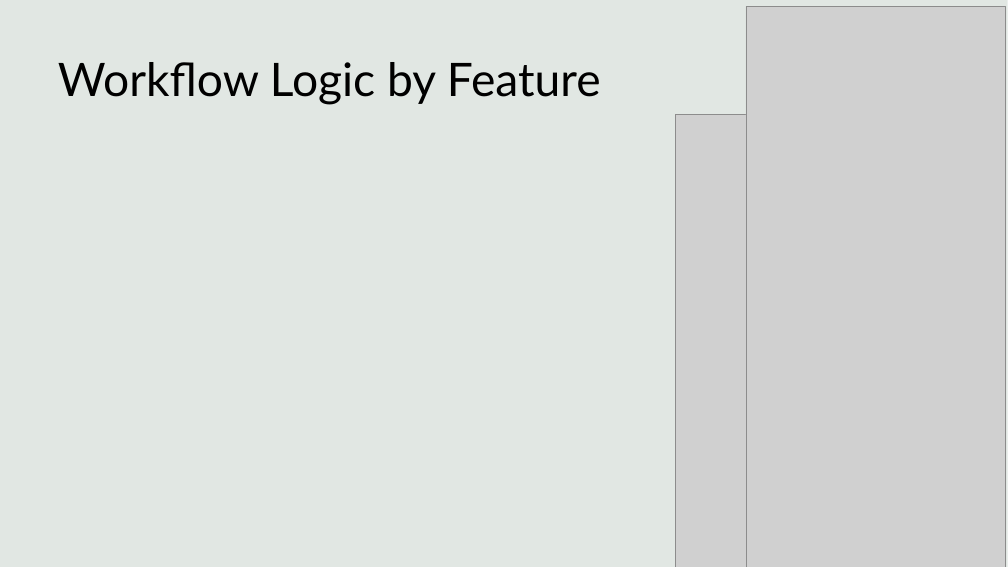
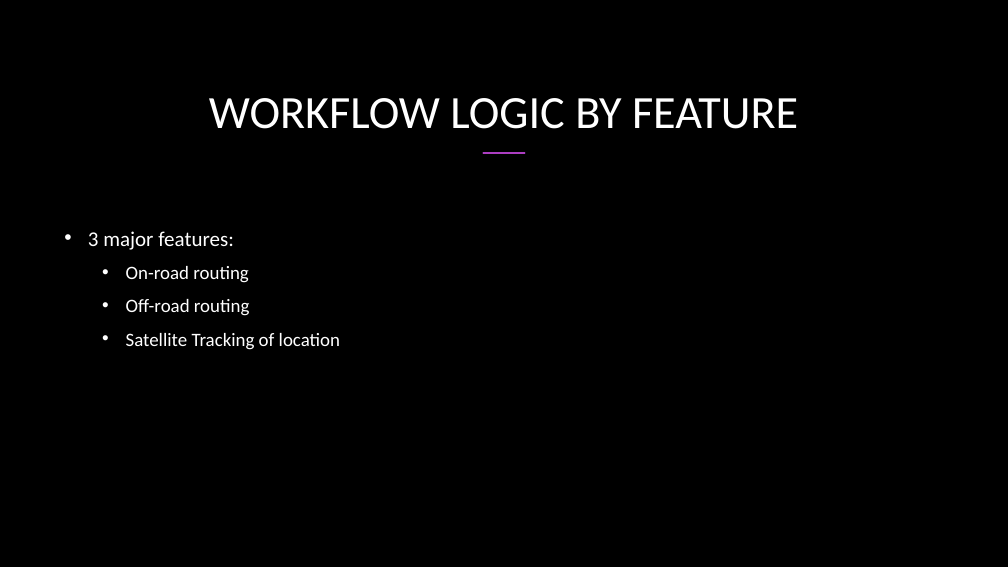
Before and after one commit to Orko24/PLTR_GAIA_4, a slide deck: slide 2 of Workflow/GAIA knockoff Logic WorkFlow.pptx. Drawn at 1008x567 pixels with LibreOffice and Linux fonts; fonts in the diff are those of the drawing; grey boxes stand for pictures; background and template pictures are left out. Boxes give left, top, right and bottom in pixels: in the first picture for what was removed or moved away, otherwise in the second. Text is boxed around its words. In the diff, an @@ line names an element or a change of style, - is before the commit and + after.

Commit message:
logic update

```diff
--- a/Workflow/GAIA knockoff Logic WorkFlow.pptx
+++ b/Workflow/GAIA knockoff Logic WorkFlow.pptx
@@ background #FFFFFF to picture (left out) @@
@@ rectangle removed at bbox=[0, 0, 1008, 567] @@
@@ rectangle removed at bbox=[0, 0, 1008, 567] @@
@@ picture removed at bbox=[746, 6, 1006, 567] @@
@@ title "WORKFLOW LOGIC BY FEATURE" at bbox=[209, 98, 798, 129]: vertical alignment top to bottom @@
@@ title at bbox=[209, 98, 798, 129]: text changed; font Lato to Calibri; text colour #000000 to #FFFFFF @@
-Workflow Logic by Feature
+WORKFLOW LOGIC BY FEATURE
@@ picture removed at bbox=[675, 114, 1006, 567] @@
@@ line added from (483, 153) to (525, 153), #AC3EC1 1.5 pt @@
@@ text added at bbox=[88, 231, 340, 350], 18 pt, text #FFFFFF @@
+• 3 major features:
+  • On-road routing
+  • Off-road routing
+  • Satellite Tracking of location
```
Also in this commit, not shown: 1 other slide changed, 6 slides added, 3 other files.
